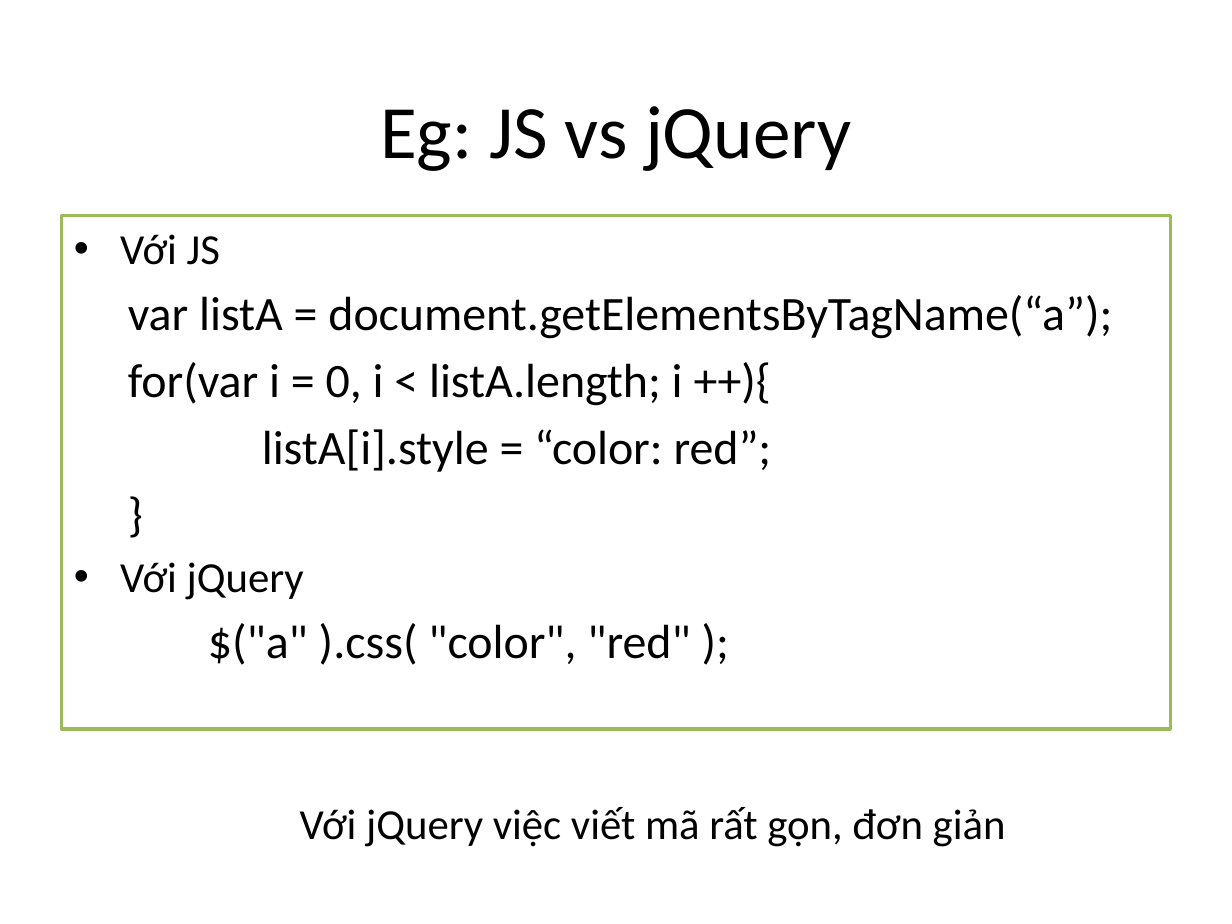
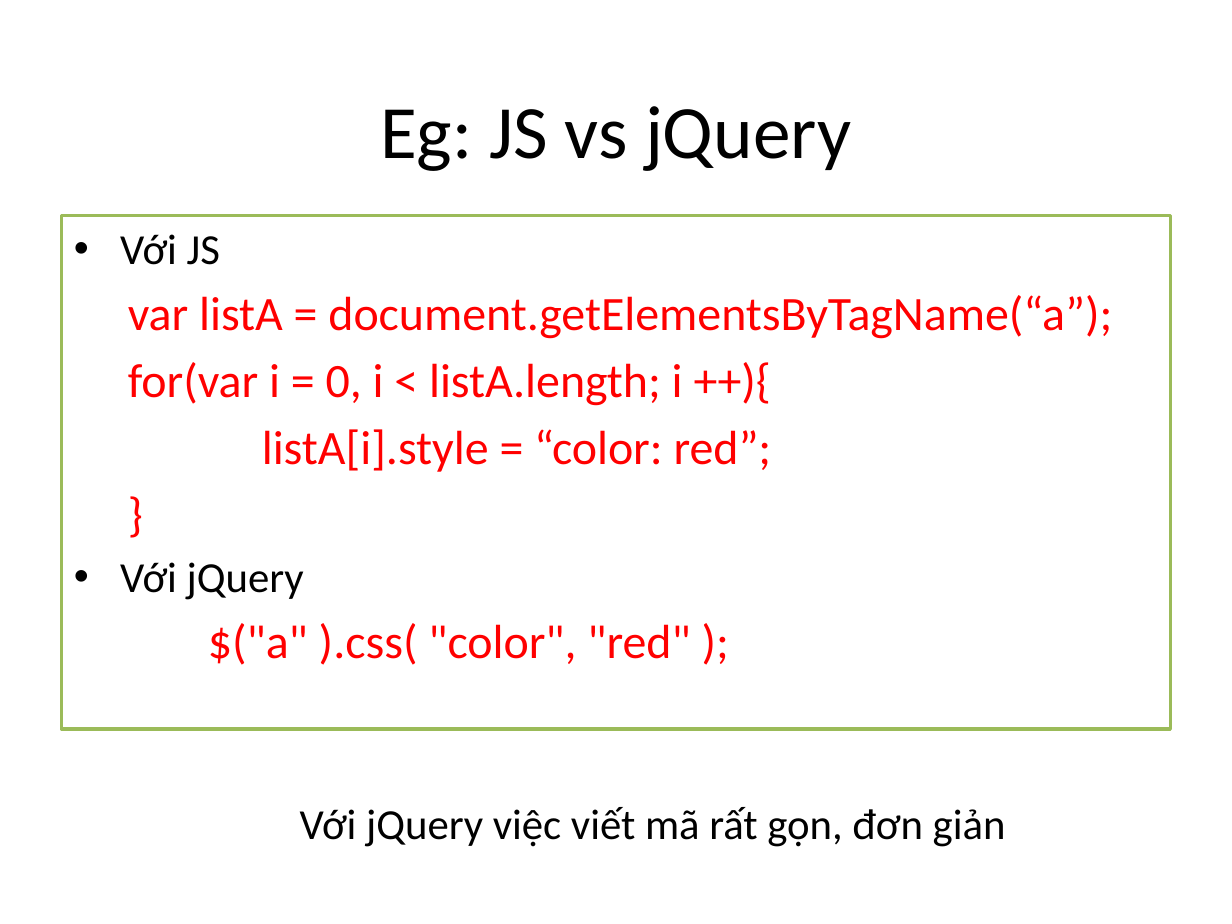
Before and after one commit to phithanh97cs/T3H, a slide deck: slide 6 of 1. Front-end/5. jQuery vs JS/jQuery.pptx. Drawn at 1232x924 pixels with LibreOffice and Linux fonts; fonts in the diff are those of the drawing. Boxes give left, top, right and bottom in pixels: in the first picture for what was removed or moved away, otherwise in the second. Text is boxed around its words. In the diff, an @@ line names an element or a change of style, - is before the commit and + after.

```diff
--- a/1. Front-end/5. jQuery vs JS/jQuery.pptx
+++ b/1. Front-end/5. jQuery vs JS/jQuery.pptx
@@ text at [128,295,1112,665]: text colour #000000 to #FF0000 @@
```
Also in this commit, not shown: 2 other slides changed.
